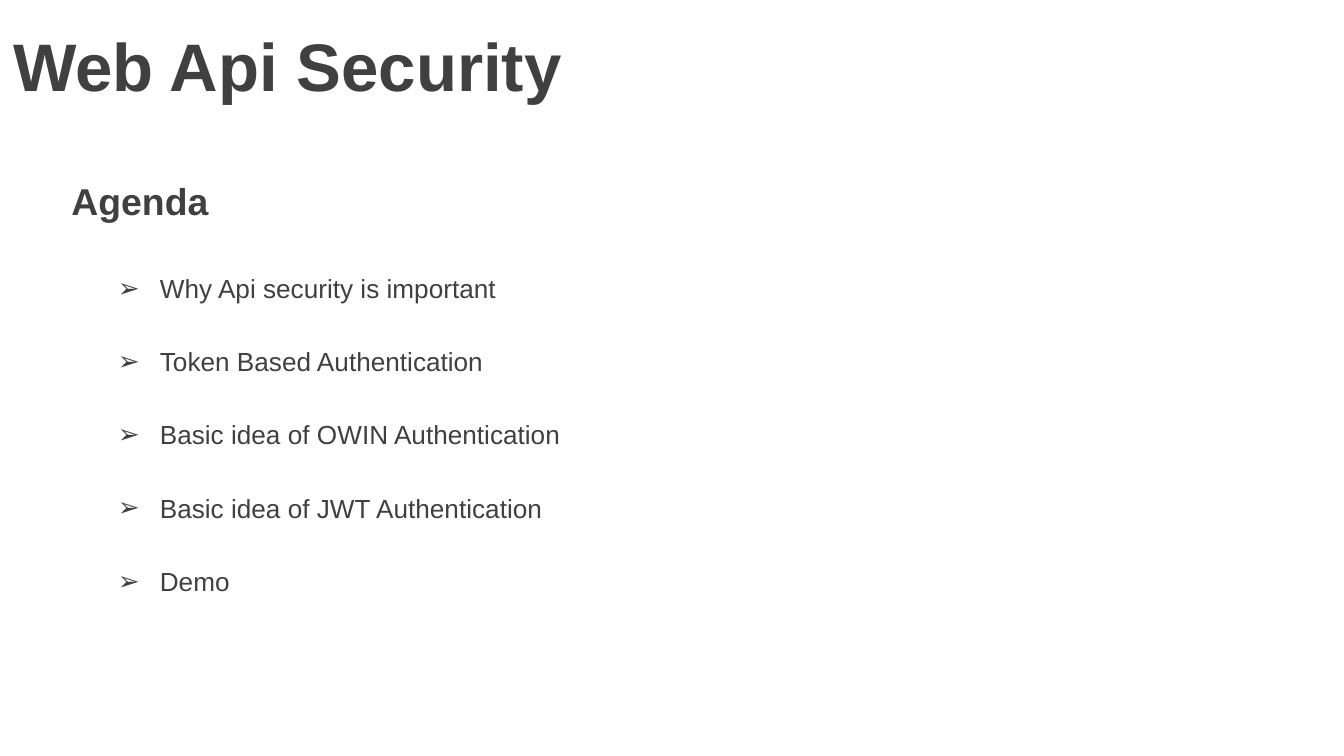
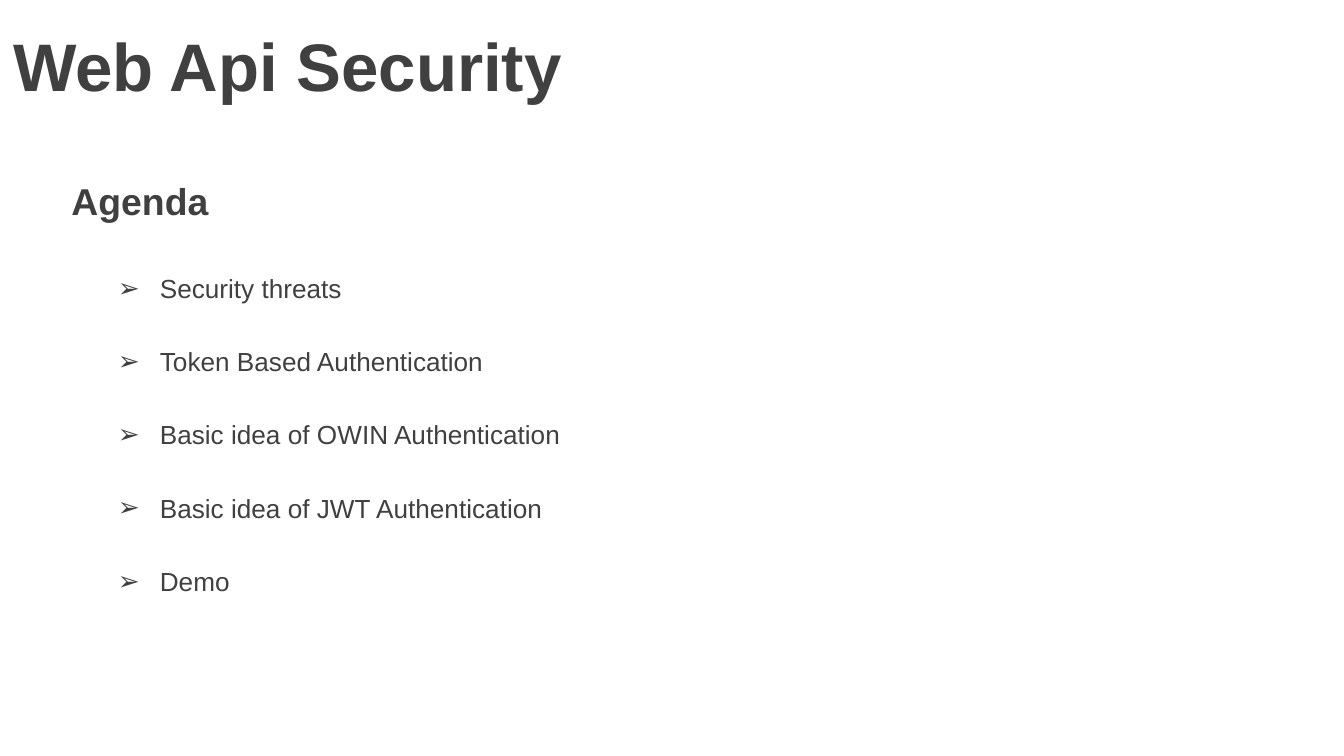
Before and after one commit to vgyureka/DotNetBig, a slide deck: slide 2 of webapiSecurity.pptx. Drawn at 1344x756 pixels with LibreOffice and Linux fonts; fonts in the diff are those of the drawing; background and template pictures are left out. Boxes give left, top, right and bottom in pixels: in the first picture for what was removed or moved away, otherwise in the second. Text is boxed around its words. In the diff, an @@ line names an element or a change of style, - is before the commit and + after.

Commit message:
Add files via upload
web api security - 08 MARCH 2019

```diff
--- a/webapiSecurity.pptx
+++ b/webapiSecurity.pptx
@@ text at (160,279,342,304): text changed @@
-➢ Why Api security is important
+➢ Security threats
```
Also in this commit, not shown: 1 other slide changed, 1 slide added.
